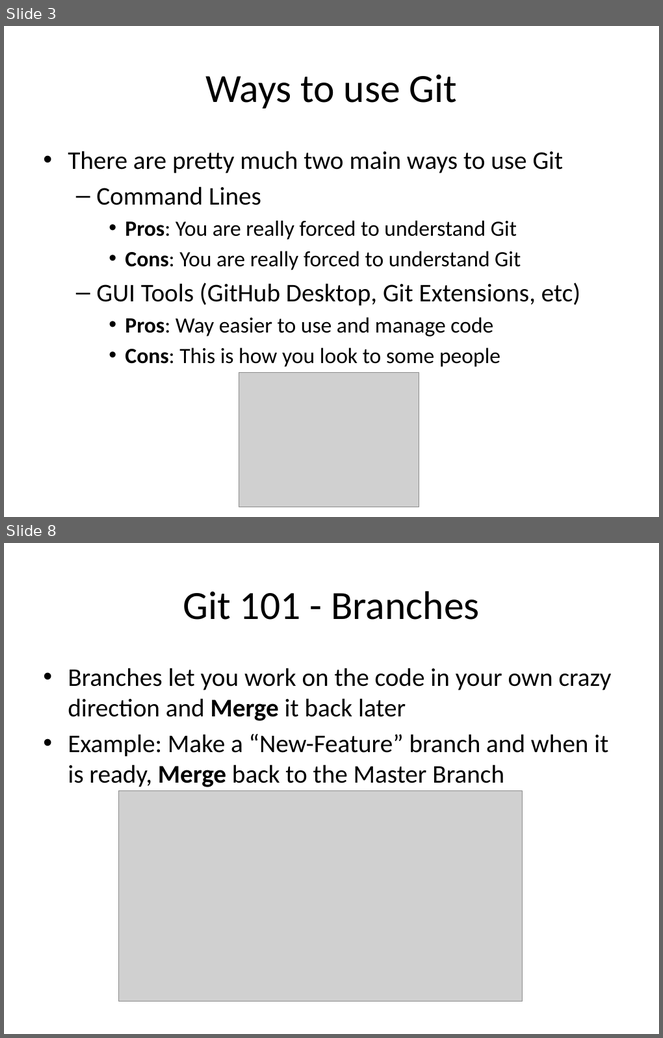
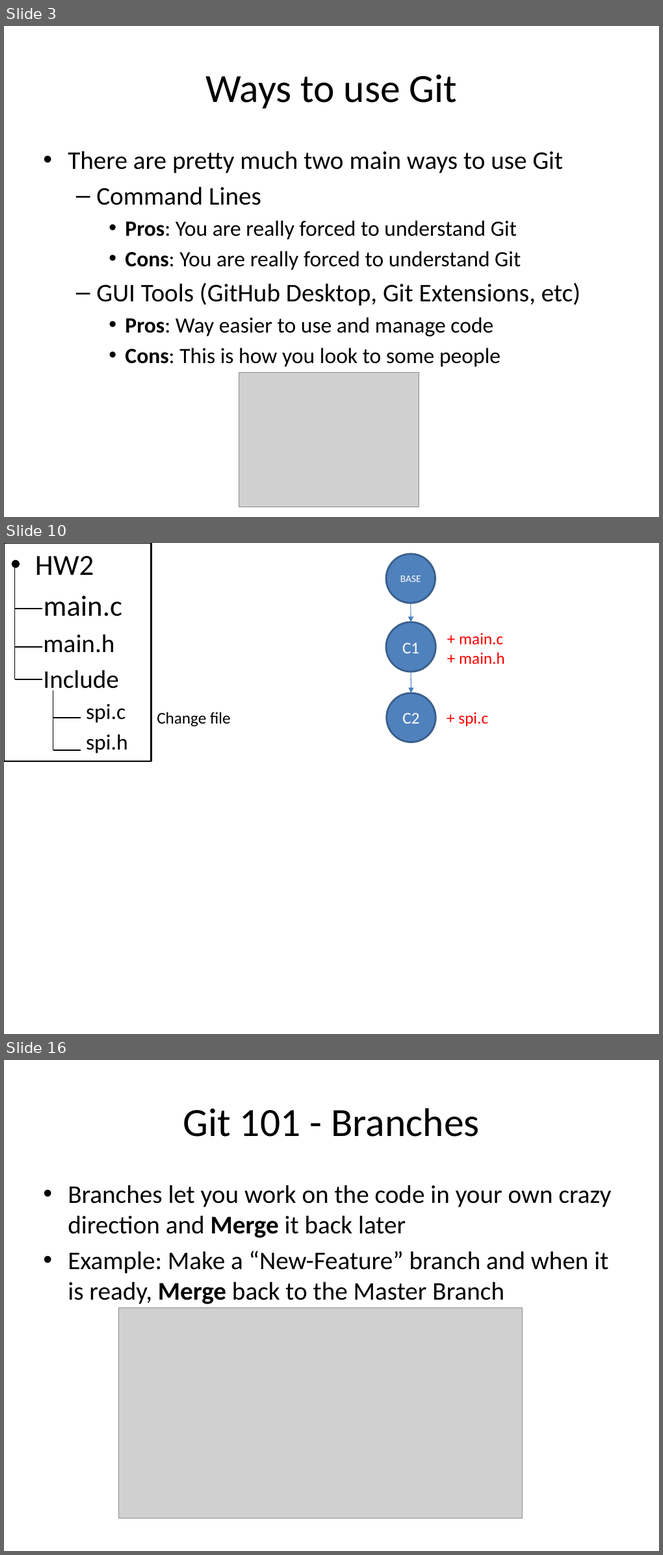
Before and after one commit to sjfricke/IEEE-Mini-Projects-UW-Madison, a slide deck: Tutorial/PowerPoint Versions/Git and using GitHub.pptx. Shown one above the other, each under a label of ours: slides 3 and 8 before the commit, slides 3, 10 and 16 after it; the slides between them are not shown. The pictures are 663x1038 and 663x1555 pixels, drawn with LibreOffice and Linux fonts; fonts in the diff are those of the drawing; grey boxes stand for pictures. Boxes give left, top, right and bottom in pixels: in the first picture for what was removed or moved away, otherwise in the second. Text is boxed around its words. In the diff, an @@ line names an element or a change of style, - is before the commit and + after.

```diff
--- a/Tutorial/PowerPoint Versions/Git and using GitHub.pptx
+++ b/Tutorial/PowerPoint Versions/Git and using GitHub.pptx
@@ slide 10 added at (4, 543, 659, 1034), background #FFFFFF @@
@@ rectangle added at (4, 543, 152, 761), outline #000000 2 pt @@
@@ text added at (35, 556, 128, 754), 28 pt, text #000000 @@
+• HW2
+main.c
+  main.h
+  Include
+    spi.c
+    spi.h
@@ ellipse added at (386, 554, 435, 603), fill #4F81BD, outline #3A5F8C 2 pt, 11 pt, text #FFFFFF @@
+BASE
@@ line added from (15, 564) to (15, 679), #000000 0.75 pt @@
@@ line added from (42, 609) to (15, 609), #000000 1.5 pt @@
@@ arrow added from (411, 603) to (411, 622), #4B7EBC 0.75 pt @@
@@ ellipse added at (386, 622, 436, 672), fill #4F81BD, outline #3A5F8C 2 pt, 18 pt, text #FFFFFF @@
+C1
@@ text added at (459, 633, 505, 665), 18 pt, text #FF0000 @@
++ main.c
++ main.h
@@ line added from (42, 646) to (15, 646), #000000 1.5 pt @@
@@ arrow added from (411, 672) to (412, 693), #4B7EBC 0.75 pt @@
@@ line added from (42, 679) to (15, 679), #000000 1.5 pt @@
@@ line added from (53, 691) to (53, 751), #000000 0.75 pt @@
@@ ellipse added at (387, 693, 436, 742), fill #4F81BD, outline #3A5F8C 2 pt, 18 pt, text #FFFFFF @@
+C2
@@ line added from (81, 718) to (53, 718), #000000 1.5 pt @@
@@ text added at (157, 712, 231, 727), 18 pt, text #000000 @@
+Change file
@@ text added at (458, 712, 488, 726), 18 pt, text #FF0000 @@
++ spi.c
@@ line added from (81, 751) to (53, 751), #000000 1.5 pt @@
@@ what was slide 8 is now slide 16 @@
```
Also in this commit, not shown: 6 slides changed, 15 other slides added, 2 other files.
